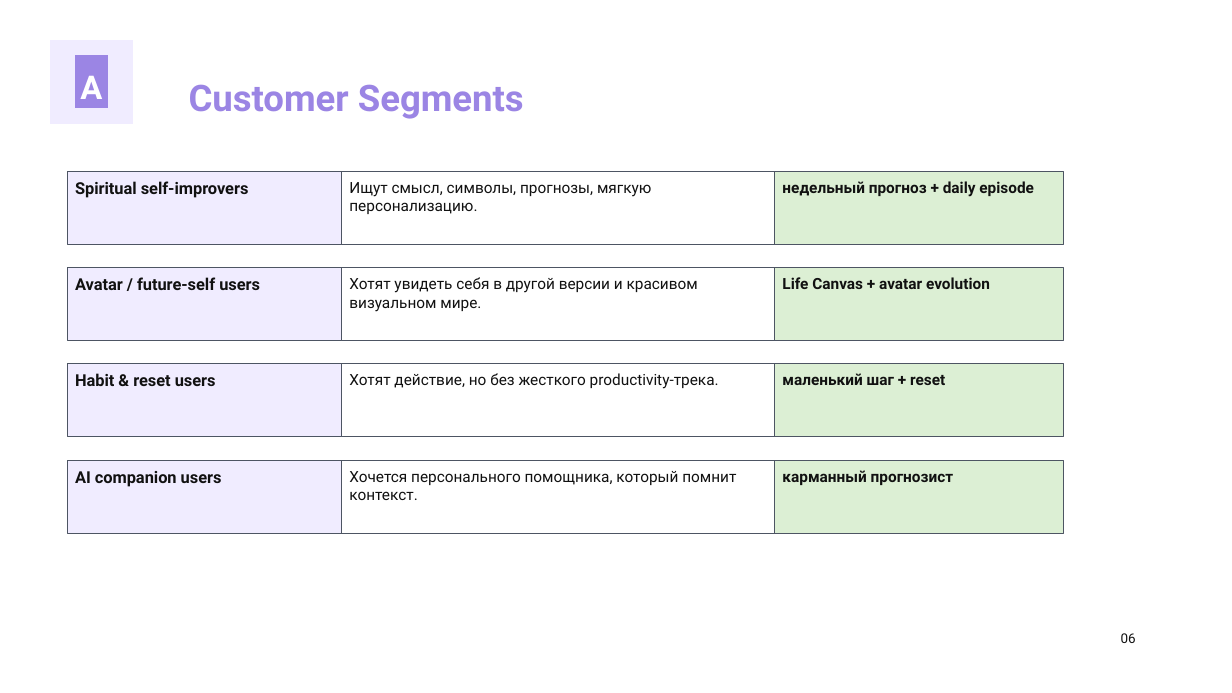
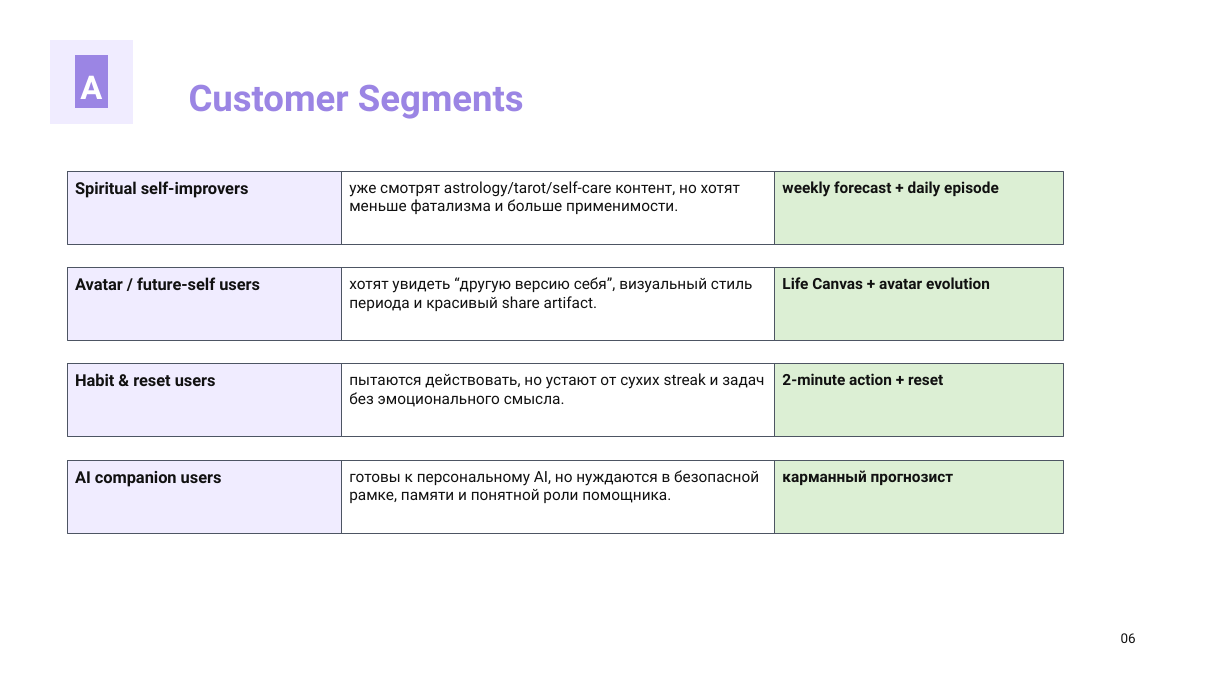
Before and after one commit to kirbudilov01/alina-research, a slide deck: slide 6 of output/pptx/AURA_TRENDVI_STYLE_DECK.pptx. Drawn at 1232x693 pixels with LibreOffice and Linux fonts; fonts in the diff are those of the drawing. Boxes give left, top, right and bottom in pixels: in the first picture for what was removed or moved away, otherwise in the second. Text is boxed around its words. In the diff, an @@ line names an element or a change of style, - is before the commit and + after.

```diff
--- a/output/pptx/AURA_TRENDVI_STYLE_DECK.pptx
+++ b/output/pptx/AURA_TRENDVI_STYLE_DECK.pptx
@@ text at [349,181,740,214]: text changed @@
-Ищут смысл, символы, прогнозы, мягкую персонализацию.
+уже смотрят astrology/tarot/self-care контент, но хотят меньше фатализма и больше применимости.
@@ text at [782,181,999,197]: text changed @@
-недельный прогноз + daily episode
+weekly forecast + daily episode
@@ text at [349,277,753,311]: text changed @@
-Хотят увидеть себя в другой версии и красивом визуальном мире.
+хотят увидеть “другую версию себя”, визуальный стиль периода и красивый share artifact.
@@ text at [349,373,764,407]: text changed @@
-Хотят действие, но без жесткого productivity-трека.
+пытаются действовать, но устают от сухих streak и задач без эмоционального смысла.
@@ text at [782,373,943,385]: text changed @@
-маленький шаг + reset
+2-minute action + reset
@@ text at [349,470,759,503]: text changed @@
-Хочется персонального помощника, который помнит контекст.
+готовы к персональному AI, но нуждаются в безопасной рамке, памяти и понятной роли помощника.
```
Also in this commit, not shown: 16 other slides changed, 3 other files.
